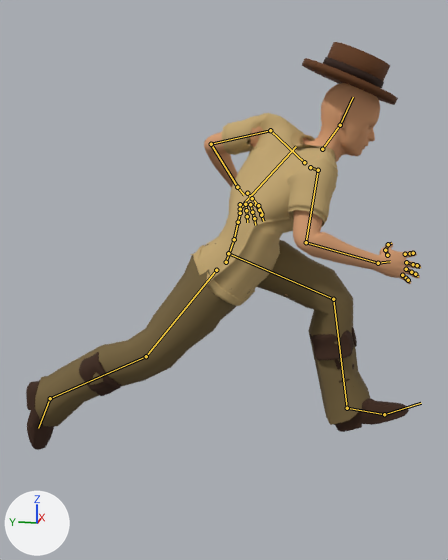
A saved change to the glTF model models/adventurer_realistic.glb.
Before and after are seen from a 50 mm camera at (-2.183, -0.432, 1.46) aimed at (0.117, 0.028, 0.885). The axes (+X, +Y, +Z) are drawn at lower left. The lights are the same throughout. The picture after the commit comes second. Both versions are drawn at frame 19 of the action 'Walking_A'; the numbers are the values there. The bones that change, and the others that lie on the model, are drawn over the model as lines.

Objects in the first picture: 'HatBand', 'HatBrim', 'HatCrown', 'Human', 'Human.cortu_cargo_pants', 'Human.culturalibre_male_boots', 'Human.namuhekam_male_polo_shirt'.
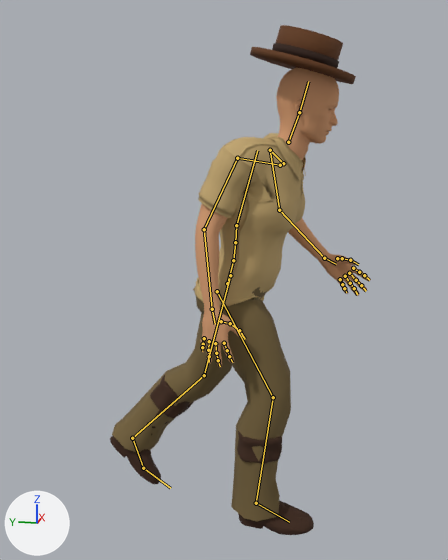
The change, as a diff of the scene's bpy script:
```diff
--- a/models/adventurer_realistic.glb.py
+++ b/models/adventurer_realistic.glb.py
@@ bone_pelvis @@
 bone_pelvis = bpy.data.objects['Human.rig'].pose.bones['pelvis']  # child of 'Root'
-bone_pelvis.location = (0.016, 0.087, -0.04)
-bone_pelvis.rotation_quaternion = (0.938, 0.345, -0.004, 0.037)  # degrees (40, -2, 4)
+bone_pelvis.location = (0.008, 0.01, -0.061)
+bone_pelvis.rotation_quaternion = (0.954, 0.298, -0.018, 0.017)  # degrees (35, -3, 1)
@@ bone_spine_02 @@
 bone_spine_02 = bpy.data.objects['Human.rig'].pose.bones['spine_02']  # child of 'spine_01'
-bone_spine_02.rotation_quaternion = (0.985, 0.147, 0.085, -0.01)  # degrees (17, 10, 0)
+bone_spine_02.rotation_quaternion = (0.995, 0.1, -0.011, -0.006)  # degrees (12, -1, -1)
@@ bone_spine_03 @@
 bone_spine_03 = bpy.data.objects['Human.rig'].pose.bones['spine_03']  # child of 'spine_02'
-bone_spine_03.rotation_quaternion = (0.93, 0.265, 0.252, 0.033)  # degrees (35, 27, 13)
+bone_spine_03.rotation_quaternion = (0.99, 0.135, -0.033, 0.02)  # degrees (15, -4, 2)
@@ bone_clavicle_l @@
 bone_clavicle_l = bpy.data.objects['Human.rig'].pose.bones['clavicle_l']  # child of 'spine_03'
-bone_clavicle_l.rotation_quaternion = (0.961, -0.271, -0.002, 0.055)  # degrees (-31, 1, 6)
+bone_clavicle_l.rotation_quaternion = (0.968, -0.246, 0.0, 0.057)  # degrees (-28, 2, 6)
@@ bone_upperarm_l @@
 bone_upperarm_l = bpy.data.objects['Human.rig'].pose.bones['upperarm_l']  # child of 'clavicle_l'
-bone_upperarm_l.rotation_quaternion = (0.982, 0.16, 0.078, -0.059)  # degrees (18, 10, -5)
+bone_upperarm_l.rotation_quaternion = (0.865, 0.399, 0.215, -0.216)  # degrees (45, 33, -14)
@@ bone_lowerarm_l @@
 bone_lowerarm_l = bpy.data.objects['Human.rig'].pose.bones['lowerarm_l']  # child of 'upperarm_l'
-bone_lowerarm_l.rotation_quaternion = (0.931, 0.354, 0.048, -0.077)  # degrees (41, 8, -6)
+bone_lowerarm_l.rotation_quaternion = (0.977, -0.047, -0.209, 0.012)  # degrees (-6, -24, 3)
@@ bone_hand_l @@
 bone_hand_l = bpy.data.objects['Human.rig'].pose.bones['hand_l']  # child of 'lowerarm_l'
-bone_hand_l.rotation_quaternion = (1.0, 0.019, -0.002, 0.018)  # degrees (2, 0, 2)
+bone_hand_l.rotation_quaternion = (0.994, 0.038, 0.018, 0.102)  # degrees (5, 2, 12)
@@ bone_clavicle_r @@
 bone_clavicle_r = bpy.data.objects['Human.rig'].pose.bones['clavicle_r']  # child of 'spine_03'
-bone_clavicle_r.rotation_quaternion = (0.966, -0.251, 0.001, -0.057)  # degrees (-29, -2, -6)
+bone_clavicle_r.rotation_quaternion = (0.95, -0.308, 0.006, -0.051)  # degrees (-36, -1, -6)
@@ bone_upperarm_r @@
 bone_upperarm_r = bpy.data.objects['Human.rig'].pose.bones['upperarm_r']  # child of 'clavicle_r'
-bone_upperarm_r.rotation_quaternion = (0.932, 0.323, -0.145, 0.081)  # degrees (38, -19, 4)
+bone_upperarm_r.rotation_quaternion = (0.934, 0.16, -0.147, 0.284)  # degrees (13, -21, 31)
@@ bone_lowerarm_r @@
 bone_lowerarm_r = bpy.data.objects['Human.rig'].pose.bones['lowerarm_r']  # child of 'upperarm_r'
-bone_lowerarm_r.rotation_quaternion = (0.888, 0.362, 0.171, -0.225)  # degrees (40, 28, -18)
+bone_lowerarm_r.rotation_quaternion = (0.987, -0.129, 0.005, 0.099)  # degrees (-15, 2, 11)
@@ bone_hand_r @@
 bone_hand_r = bpy.data.objects['Human.rig'].pose.bones['hand_r']  # child of 'lowerarm_r'
-bone_hand_r.rotation_quaternion = (0.994, 0.066, -0.043, -0.075)  # degrees (8, -4, -9)
+bone_hand_r.rotation_quaternion = (0.999, -0.044, -0.019, 0.016)  # degrees (-5, -2, 2)
@@ bone_neck_01 @@
 bone_neck_01 = bpy.data.objects['Human.rig'].pose.bones['neck_01']  # child of 'spine_03'
-bone_neck_01.rotation_quaternion = (0.941, -0.289, -0.171, 0.035)  # degrees (-36, -18, 10)
+bone_neck_01.rotation_quaternion = (0.978, -0.206, 0.014, -0.023)  # degrees (-24, 1, -3)
@@ bone_head @@
 bone_head = bpy.data.objects['Human.rig'].pose.bones['head']  # child of 'neck_01'
-bone_head.rotation_quaternion = (0.984, 0.041, -0.174, -0.006)  # degrees (5, -20, -2)
+bone_head.rotation_quaternion = (0.993, 0.118, 0.019, -0.022)  # degrees (14, 2, -2)
@@ bone_thigh_l @@
 bone_thigh_l = bpy.data.objects['Human.rig'].pose.bones['thigh_l']  # child of 'pelvis'
-bone_thigh_l.rotation_quaternion = (-0.608, 0.685, 0.022, -0.401)  # degrees (-86, 32, 37)
+bone_thigh_l.rotation_quaternion = (-0.988, 0.09, -0.013, -0.126)  # degrees (-10, 3, 14)
@@ bone_calf_l @@
 bone_calf_l = bpy.data.objects['Human.rig'].pose.bones['calf_l']  # child of 'thigh_l'
-bone_calf_l.rotation_quaternion = (0.893, 0.449, -0.008, 0.035)  # degrees (53, -3, 3)
+bone_calf_l.rotation_quaternion = (0.977, 0.213, -0.002, 0.019)  # degrees (25, -1, 2)
@@ bone_foot_l @@
 bone_foot_l = bpy.data.objects['Human.rig'].pose.bones['foot_l']  # child of 'calf_l'
-bone_foot_l.rotation_quaternion = (0.995, -0.092, 0.002, -0.029)  # degrees (-11, 0, -3)
+bone_foot_l.rotation_quaternion = (0.999, 0.01, -0.011, -0.04)  # degrees (1, -1, -5)
@@ bone_ball_l @@
 bone_ball_l = bpy.data.objects['Human.rig'].pose.bones['ball_l']  # child of 'foot_l'
-bone_ball_l.rotation_quaternion = (1.0, 0.0, 0.0, 0.0)  # degrees (0, 0, 0)
+bone_ball_l.rotation_quaternion = (0.999, -0.04, 0.001, 0.034)  # degrees (-5, 0, 4)
@@ bone_thigh_r @@
 bone_thigh_r = bpy.data.objects['Human.rig'].pose.bones['thigh_r']  # child of 'pelvis'
-bone_thigh_r.rotation_quaternion = (1.0, 0.023, -0.004, 0.001)  # degrees (3, 0, 0)
+bone_thigh_r.rotation_quaternion = (0.873, -0.427, 0.016, -0.238)  # degrees (-50, -10, -26)
@@ bone_calf_r @@
 bone_calf_r = bpy.data.objects['Human.rig'].pose.bones['calf_r']  # child of 'thigh_r'
-bone_calf_r.rotation_quaternion = (0.986, 0.164, -0.006, -0.014)  # degrees (19, 0, -2)
+bone_calf_r.rotation_quaternion = (0.967, 0.255, -0.005, -0.018)  # degrees (30, 0, -2)
@@ bone_foot_r @@
 bone_foot_r = bpy.data.objects['Human.rig'].pose.bones['foot_r']  # child of 'calf_r'
-bone_foot_r.rotation_quaternion = (0.973, 0.224, 0.022, 0.049)  # degrees (26, 1, 6)
+bone_foot_r.rotation_quaternion = (0.998, -0.054, -0.01, 0.008)  # degrees (-6, -1, 1)
```

Location of each change, (x1, y1, x2, y2) in pixels of the pictures (448 x 560 px):
'Human.cortu_cargo_pants', posed
    before: (35, 240, 371, 426)
    after: (112, 287, 291, 521)
'Human.namuhekam_male_polo_shirt', posed (23% narrower, 10% shorter)
    before: (190, 113, 338, 306)
    after: (193, 133, 306, 307)
'Human', posed
    before: (204, 83, 421, 296)
    after: (195, 67, 371, 367)
'Human.culturalibre_male_boots', posed (47% narrower, 30% taller)
    before: (26, 327, 409, 450)
    after: (110, 375, 314, 535)
'HatCrown', posed (6% wider, 10% shorter)
    before: (327, 42, 390, 81)
    after: (276, 25, 343, 60)
'HatBrim', posed (10% wider, 21% shorter)
    before: (302, 58, 398, 105)
    after: (250, 47, 356, 84)
'HatBand', posed (10% wider, 19% shorter)
    before: (323, 57, 384, 88)
    after: (272, 43, 339, 68)
bone 'pelvis', root to tip
    before: (226, 262) to (234, 239)
    after: (227, 283) to (233, 260)
bone 'spine_02', root to tip
    before: (238, 222) to (242, 205)
    after: (235, 242) to (236, 225)
bone 'spine_03', root to tip
    before: (242, 205) to (296, 146)
    after: (236, 225) to (257, 150)
bone 'clavicle_l', root to tip
    before: (304, 162) to (270, 130)
    after: (283, 163) to (270, 150)
bone 'upperarm_l', root to tip
    before: (270, 130) to (211, 144)
    after: (270, 150) to (279, 210)
bone 'lowerarm_l', root to tip
    before: (211, 144) to (237, 187)
    after: (279, 210) to (324, 258)
bone 'hand_l', root to tip
    before: (237, 187) to (244, 195)
    after: (324, 258) to (336, 264)
bone 'clavicle_r', root to tip
    before: (310, 167) to (318, 170)
    after: (280, 165) to (237, 158)
bone 'upperarm_r', root to tip
    before: (318, 170) to (306, 242)
    after: (237, 158) to (204, 229)
bone 'lowerarm_r', root to tip
    before: (306, 242) to (378, 263)
    after: (204, 229) to (212, 309)
bone 'hand_r', root to tip
    before: (378, 263) to (390, 261)
    after: (212, 309) to (215, 324)
bone 'neck_01', root to tip
    before: (322, 149) to (340, 125)
    after: (288, 142) to (299, 112)
bone 'head', root to tip
    before: (340, 125) to (353, 97)
    after: (299, 112) to (308, 81)
bone 'thigh_l', root to tip
    before: (228, 253) to (333, 299)
    after: (230, 275) to (204, 375)
bone 'calf_l', root to tip
    before: (333, 299) to (347, 408)
    after: (204, 375) to (132, 438)
bone 'foot_l', root to tip
    before: (347, 408) to (384, 414)
    after: (132, 438) to (143, 468)
bone 'ball_l', root to tip
    before: (384, 414) to (421, 403)
    after: (143, 468) to (170, 488)
bone 'thigh_r', root to tip
    before: (216, 270) to (146, 356)
    after: (217, 291) to (273, 397)
bone 'calf_r', root to tip
    before: (146, 356) to (50, 398)
    after: (273, 397) to (256, 503)
bone 'foot_r', root to tip
    before: (50, 398) to (38, 428)
    after: (256, 503) to (289, 522)
